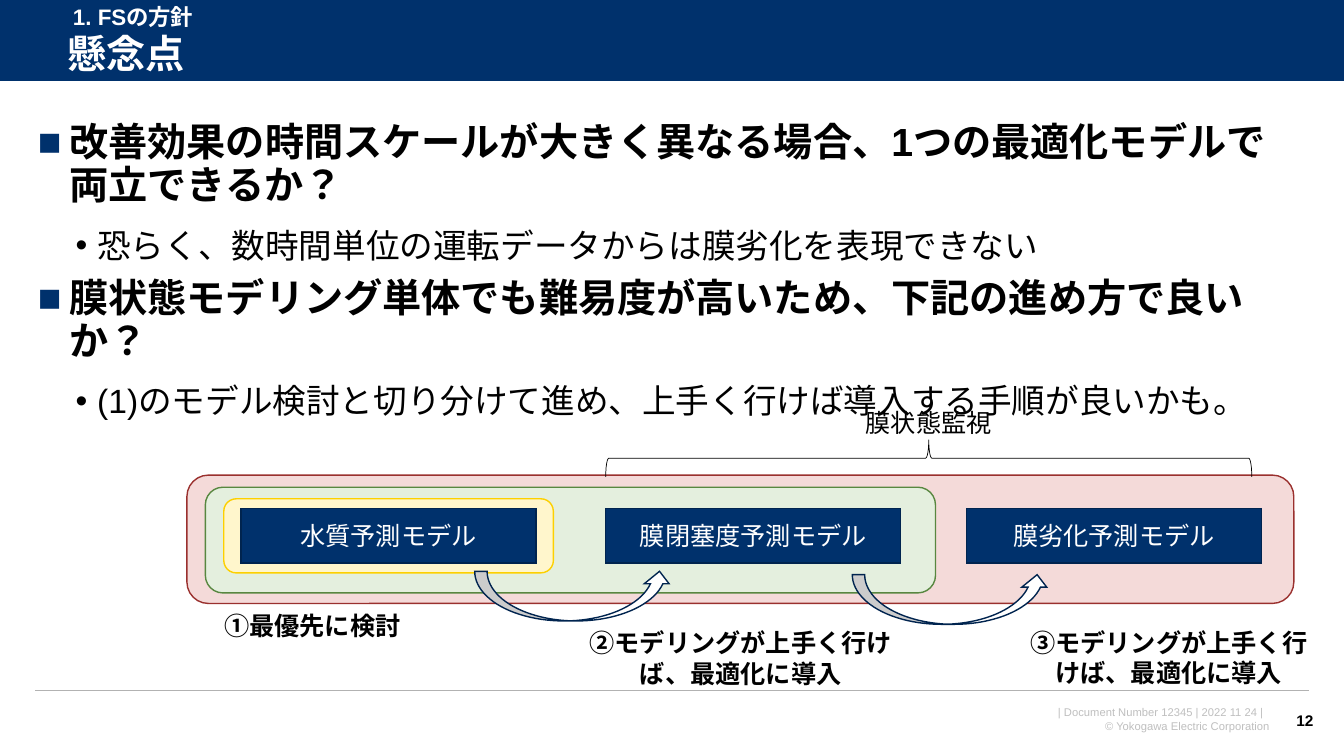
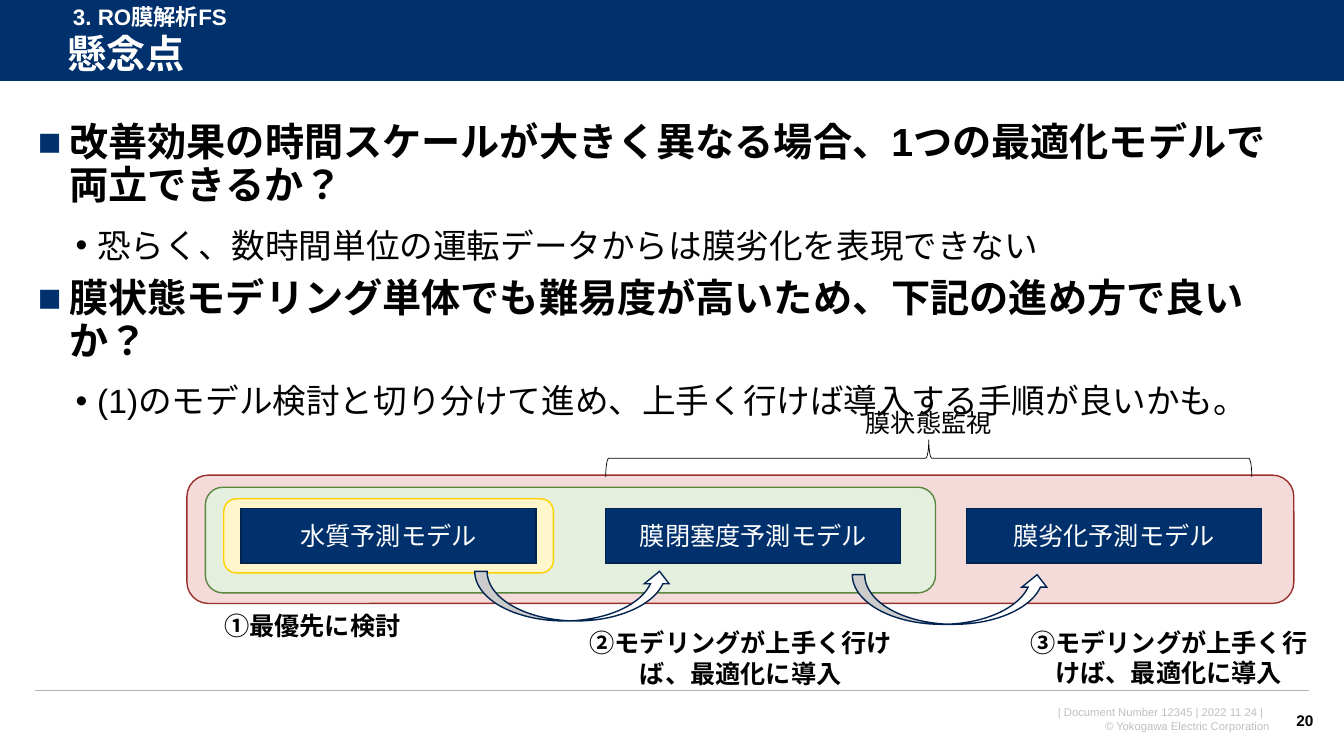
Before and after one commit to watarukumagai-git/opt, a slide deck: slide 20 of Reuse_Water/221129_米国再生水NAWI RO膜解析FS_井本さん向け説明_rev.0.pptx (slide 12 before the commit). Drawn at 1344x756 pixels with LibreOffice and Linux fonts; fonts in the diff are those of the drawing; background and template pictures are left out. Boxes give left, top, right and bottom in pixels: in the first picture for what was removed or moved away, otherwise in the second. Text is boxed around its words. In the diff, an @@ line names an element or a change of style, - is before the commit and + after.

```diff
--- a/Reuse_Water/221129_米国再生水NAWI RO膜解析FS_井本さん向け説明_rev.0.pptx
+++ b/Reuse_Water/221129_米国再生水NAWI RO膜解析FS_井本さん向け説明_rev.0.pptx
@@ text at (73, 7, 227, 27): text changed @@
-1. FSの方針
+3. RO膜解析FS
@@ page number at (1296, 715, 1313, 726): text changed @@
-12
+20
```
Also in this commit, not shown: 14 other slides changed, 7 slides added.
